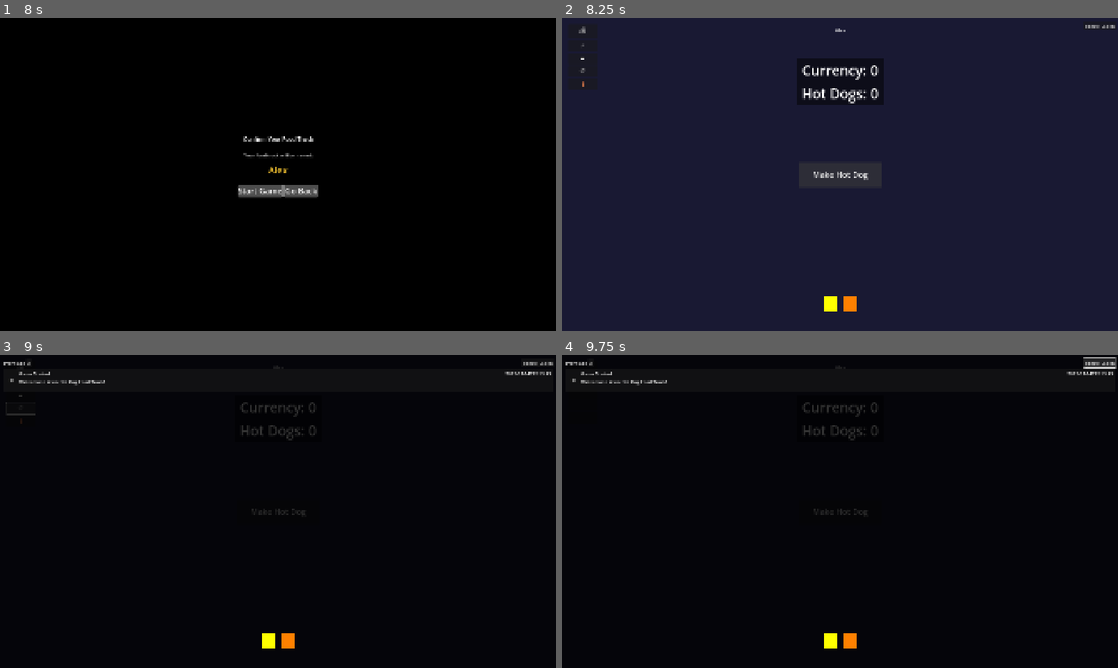
Above: before the commit, frames 1-4 (two rows, left to right).
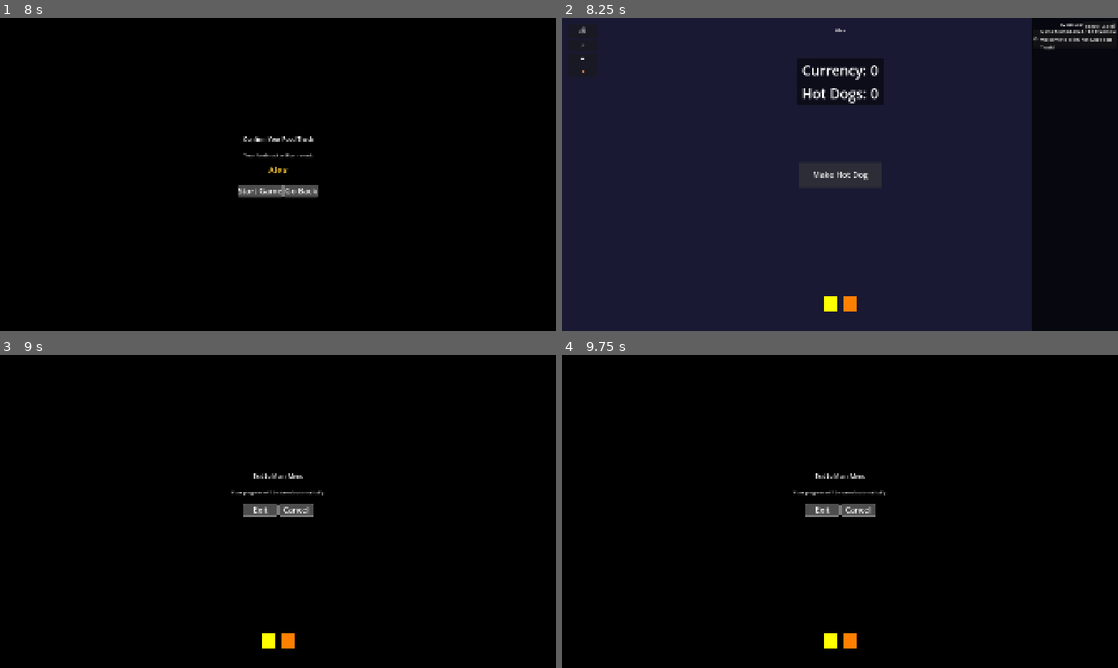
Above: after the commit, the same moments.

Repository: aaronleebrooks/weenieworld
Game: Godot game, scene res://scenes/main_menu/MainMenu.tscn
The game is run twice, just before and just after one commit, with the same random seed, the same clock (stepped at 60 frames per second) and the same inputs.
Inputs (mouse positions are in pixels of both pictures, inside the frame that each line leads up to):
- Up to frame 1 (8 s): click "New Game" at 0.5 s; click (278, 158) at 1.27 s; type "Alex" at 1.35 s; click "New Game" at 2 s; click "Start Game" at 2.75 s; click "Start Game" at 3.5 s; click "New Game" at 4.25 s; click "Start Game" at 5 s; click "Cancel" at 5.75 s; click "Go Back" at 6.5 s; click "Options" at 7.25 s
- Up to frame 2 (8.25 s): tap Enter at 8, 8.1 s
- Up to frame 3 (9 s): click (22, 408) at 8.75 s, where only the run before the commit has a clickable "📋"
- Up to frame 4 (9.75 s): click "Toggle Labels" at 9.5 s

Frame 1 is identical in both runs. In frame 2, 15% of the frame differs, in the area x 3-100%, y 0-100%; in frame 3, 1.5%; in frame 4, 1.6%.

Commit message:
Update Event Log: visible by default, positioned on right side, logs flow from bottom to top

Diff:
--- a/scenes/game/Game.gd
+++ b/scenes/game/Game.gd
@@ -7,7 +7,6 @@
 @onready var currency_icon = $TopLeftMenu/CurrencyIcon
 @onready var upgrade_icon = $TopLeftMenu/UpgradeIcon
 @onready var save_icon = $TopLeftMenu/SaveIcon
-@onready var event_log_icon = $TopLeftMenu/EventLogIcon
 @onready var exit_icon = $TopLeftMenu/ExitIcon
 @onready var hot_dog_display = $HotDogDisplay
 @onready var currency_display = $CurrencyDisplay
@@ -42,12 +41,9 @@
 	# Connect button signals
 	upgrade_icon.pressed.connect(_on_upgrade_icon_pressed)
 	save_icon.pressed.connect(_on_save_icon_pressed)
-	event_log_icon.pressed.connect(_on_event_log_icon_pressed)
 	exit_icon.pressed.connect(_on_exit_icon_pressed)
 
-	# Connect event log signals
-	if event_log:
-		event_log.event_log_closed.connect(_on_event_log_closed)
+
 
 	# Setup currency icon (non-clickable, blue text)
 	_setup_currency_icon()
@@ -227,8 +223,6 @@
 		upgrade_icon.tooltip_text = "Upgrades"
 	if save_icon:
 		save_icon.tooltip_text = "Save Game"
-	if event_log_icon:
-		event_log_icon.tooltip_text = "Event Log"
 	if exit_icon:
 		exit_icon.tooltip_text = "Exit to Menu"
 
@@ -258,8 +252,6 @@
 		upgrade_icon.text = "⚡" if tooltips_visible else ""
 	if save_icon:
 		save_icon.text = "💾" if tooltips_visible else ""
-	if event_log_icon:
-		event_log_icon.text = "📋" if tooltips_visible else ""
 	if exit_icon:
 		exit_icon.text = "❌" if tooltips_visible else ""
 
@@ -355,15 +347,7 @@
 		if event_log_manager:
 			event_log_manager.add_save_event("manual")
 
-func _on_event_log_icon_pressed():
-	"""Handle event log icon press"""
-	print("Game: Event log icon pressed")
-	if event_log:
-		event_log.show_event_log()
-
-func _on_event_log_closed():
-	"""Handle event log close"""
-	print("Game: Event log closed")
+
 
 func _on_exit_icon_pressed():
 	"""Handle exit icon press"""
--- a/scenes/game/Game.tscn
+++ b/scenes/game/Game.tscn
@@ -76,11 +76,6 @@
 layout_mode = 2
 text = "💾"
 
-[node name="EventLogIcon" type="Button" parent="TopLeftMenu"]
-custom_minimum_size = Vector2(0, 40)
-layout_mode = 2
-text = "📋"
-
 [node name="ExitIcon" type="Button" parent="TopLeftMenu"]
 custom_minimum_size = Vector2(0, 40)
 layout_mode = 2
@@ -88,3 +83,5 @@
 
 [node name="EventLog" parent="." instance=ExtResource("7_eventlog")]
 layout_mode = 1
+grow_horizontal = 2
+grow_vertical = 2
--- a/scenes/ui/EventLog.gd
+++ b/scenes/ui/EventLog.gd
@@ -19,8 +19,8 @@
 	# Initial population
 	_populate_event_list()
 
-	# Hide by default
-	visible = false
+	# Visible by default
+	visible = true
 
 func _on_close_button_pressed():
 	visible = false
@@ -38,9 +38,8 @@
 	# Get recent events (last 20)
 	var recent_events = event_log_manager.get_recent_events(20)
 
-	# Add events in reverse order (newest first)
-	for i in range(recent_events.size() - 1, -1, -1):
-		var event = recent_events[i]
+	# Add events in chronological order (oldest first, newest at bottom)
+	for event in recent_events:
 		var event_item = event_item_scene.instantiate()
 		event_list_container.add_child(event_item)
 		event_item.setup_event(event)
--- a/scenes/ui/EventLog.tscn
+++ b/scenes/ui/EventLog.tscn
@@ -1,12 +1,15 @@
-[gd_scene load_steps=2 format=3 uid="uid://bqxvn8yqxqxqx"]
+[gd_scene load_steps=2 format=3 uid="uid://fljaxk5mlg7x"]
 
 [ext_resource type="Script" path="res://scenes/ui/EventLog.gd" id="1_0xqxqx"]
 
 [node name="EventLog" type="Control"]
-layout_mode = 3
-anchors_preset = 15
+layout_mode = 1
+anchors_preset = 11
+anchor_left = 1.0
 anchor_right = 1.0
 anchor_bottom = 1.0
+offset_left = -300.0
+grow_horizontal = 0
 script = ExtResource("1_0xqxqx")
 
 [node name="Background" type="ColorRect" parent="."]
@@ -14,29 +17,33 @@
 anchors_preset = 15
 anchor_right = 1.0
 anchor_bottom = 1.0
-color = Color(0, 0, 0, 0.8)
+color = Color(0, 0, 0, 0.7)
 
 [node name="EventContainer" type="VBoxContainer" parent="."]
 layout_mode = 1
 anchors_preset = 15
 anchor_right = 1.0
 anchor_bottom = 1.0
-offset_left = 10.0
-offset_top = 10.0
-offset_right = -10.0
-offset_bottom = -10.0
+offset_left = 5.0
+offset_top = 5.0
+offset_right = -5.0
+offset_bottom = -5.0
 
 [node name="Header" type="HBoxContainer" parent="EventContainer"]
 layout_mode = 2
 
 [node name="Title" type="Label" parent="EventContainer/Header"]
 layout_mode = 2
+size_flags_horizontal = 3
 text = "Event Log"
 horizontal_alignment = 1
+font_size = 14
 
 [node name="CloseButton" type="Button" parent="EventContainer/Header"]
 layout_mode = 2
+custom_minimum_size = Vector2(20, 20)
 text = "X"
+font_size = 12
 
 [node name="EventList" type="ScrollContainer" parent="EventContainer"]
 layout_mode = 2
--- a/scenes/ui/EventLogItem.tscn
+++ b/scenes/ui/EventLogItem.tscn
@@ -1,9 +1,9 @@
-[gd_scene load_steps=2 format=3 uid="uid://bqxvn8yqxqxqx"]
+[gd_scene load_steps=2 format=3 uid="uid://co0psmrj5t32m"]
 
 [ext_resource type="Script" path="res://scenes/ui/EventLogItem.gd" id="1_0xqxqx"]
 
 [node name="EventLogItem" type="Panel"]
-custom_minimum_size = Vector2(0, 80)
+custom_minimum_size = Vector2(0, 60)
 script = ExtResource("1_0xqxqx")
 
 [node name="HBoxContainer" type="HBoxContainer" parent="."]
@@ -11,17 +11,18 @@
 anchors_preset = 15
 anchor_right = 1.0
 anchor_bottom = 1.0
-offset_left = 10.0
-offset_top = 5.0
-offset_right = -10.0
-offset_bottom = -5.0
+offset_left = 5.0
+offset_top = 2.0
+offset_right = -5.0
+offset_bottom = -2.0
 
 [node name="Icon" type="Label" parent="HBoxContainer"]
 layout_mode = 2
-custom_minimum_size = Vector2(40, 0)
+custom_minimum_size = Vector2(25, 0)
 text = "📝"
 horizontal_alignment = 1
 vertical_alignment = 1
+font_size = 12
 
 [node name="ContentContainer" type="VBoxContainer" parent="HBoxContainer"]
 layout_mode = 2
@@ -34,16 +35,16 @@
 layout_mode = 2
 size_flags_horizontal = 3
 text = "Event Title"
-font_size = 16
+font_size = 12
 
 [node name="Timestamp" type="Label" parent="HBoxContainer/ContentContainer/TitleRow"]
 layout_mode = 2
 text = "12:34 PM"
-font_size = 12
+font_size = 10
 horizontal_alignment = 2
 
 [node name="Description" type="Label" parent="HBoxContainer/ContentContainer"]
 layout_mode = 2
 text = "Event description goes here..."
-font_size = 14
+font_size = 10
 autowrap_mode = 2
Not shown: 1 places in scenes/game/Game.tscn that only renumber resources
Not shown, added: scenes/ui/EventLog.gd.uid
Not shown, added: scenes/ui/EventLogItem.gd.uid
Not shown, added: scripts/autoload/EventLogManager.gd.uid
